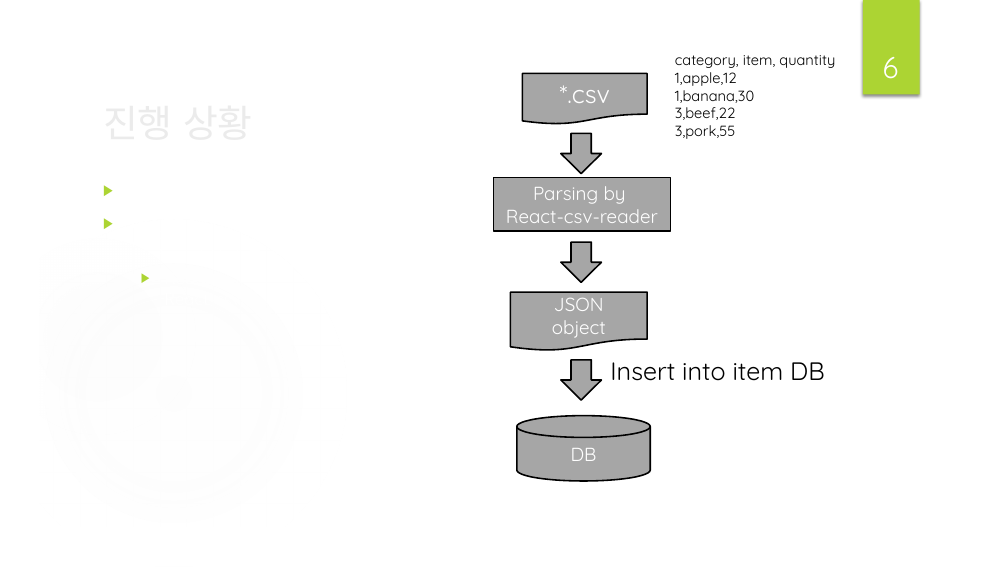
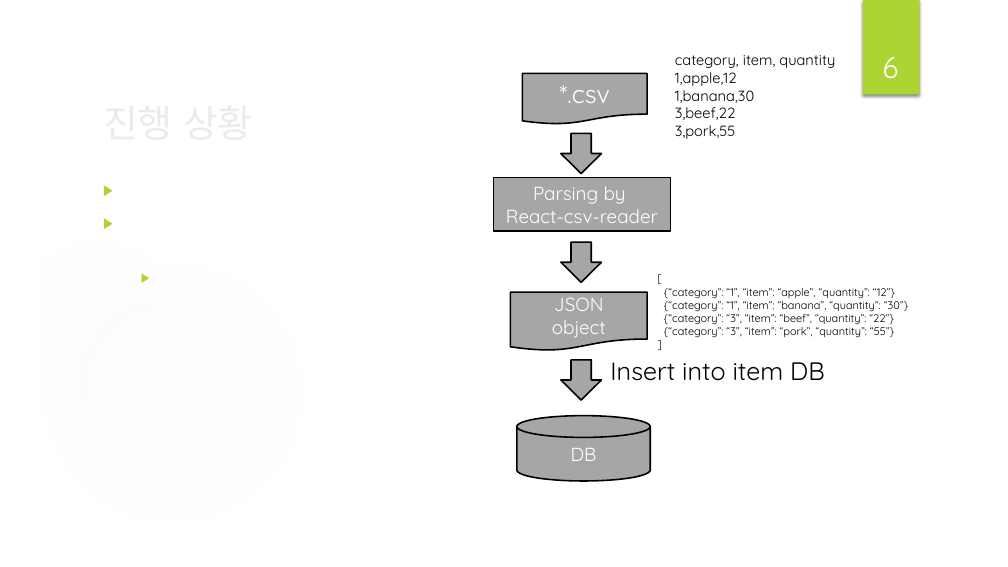
Before and after one commit to BerryWell/CapstoneDesign-2019-02, a slide deck: slide 6 of 제출자료/발표자료/발표 자료_13주차_12조.pptx. Drawn at 1008x567 pixels with LibreOffice and Linux fonts; fonts in the diff are those of the drawing; background and template pictures are left out. Boxes give left, top, right and bottom in pixels: in the first picture for what was removed or moved away, otherwise in the second. Text is boxed around its words. In the diff, an @@ line names an element or a change of style, - is before the commit and + after.

```diff
--- a/제출자료/발표자료/발표 자료_13주차_12조.pptx
+++ b/제출자료/발표자료/발표 자료_13주차_12조.pptx
@@ text added at bbox=[664, 288, 909, 338], 10.5 pt, text #000000 @@
+[
+{“category”: “1”, “item”: “apple”, “quantity”: “12”}
+{“category”: “1”, “item”: “banana”, “quantity”: “30”}
+{“category”: “3”, “item”: “beef”, “quantity”: “22”}
+{“category”: “3”, “item”: “pork”, “quantity”: “55”}
+]
```
Also in this commit, not shown: 3 slides added.
